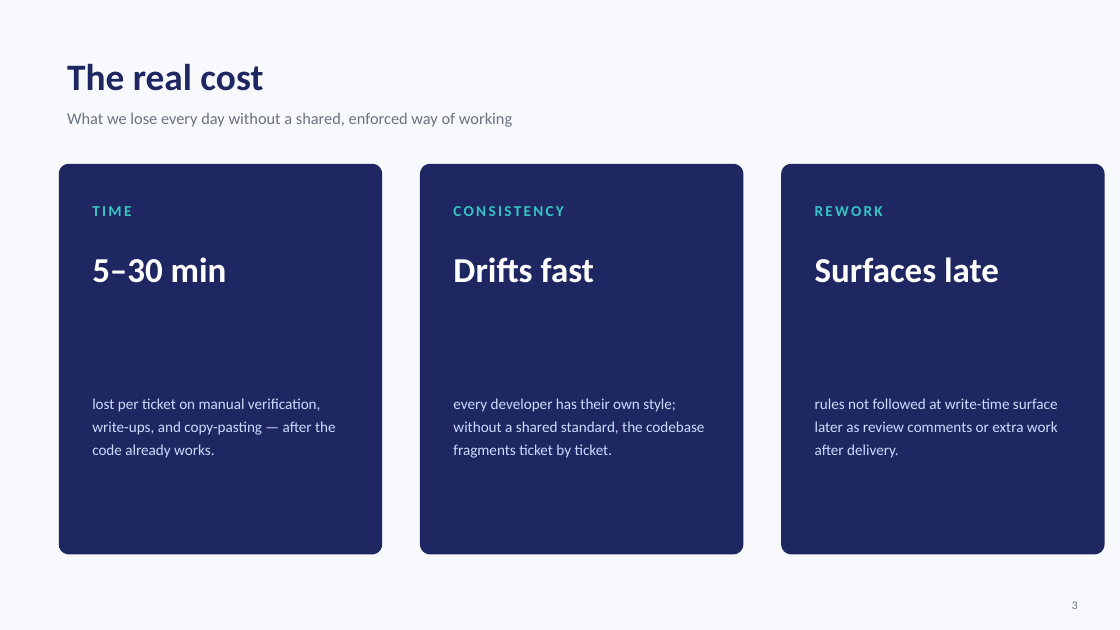
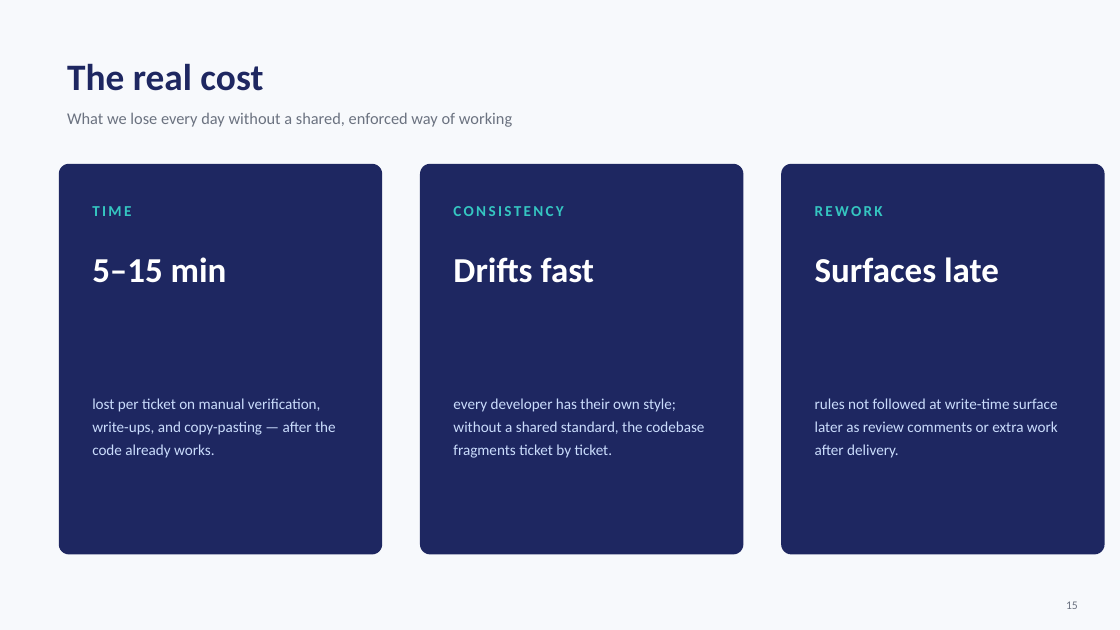
Before and after one commit to RedefineVishw/Demo-Project, a slide deck: slide 15 of ship-ticket-demo.pptx (slide 3 before the commit). Drawn at 1120x630 pixels with LibreOffice and Linux fonts; fonts in the diff are those of the drawing. Boxes give left, top, right and bottom in pixels: in the first picture for what was removed or moved away, otherwise in the second. Text is boxed around its words. In the diff, an @@ line names an element or a change of style, - is before the commit and + after.

```diff
--- a/ship-ticket-demo.pptx
+++ b/ship-ticket-demo.pptx
@@ text at (92,257,227,283): text changed @@
-5–30 min
+5–15 min
@@ text at (1066,601,1078,609): text changed @@
-3
+15
```
Also in this commit, not shown: 14 other slides changed, 5 slides added, 2 slides removed, 5 other files.
